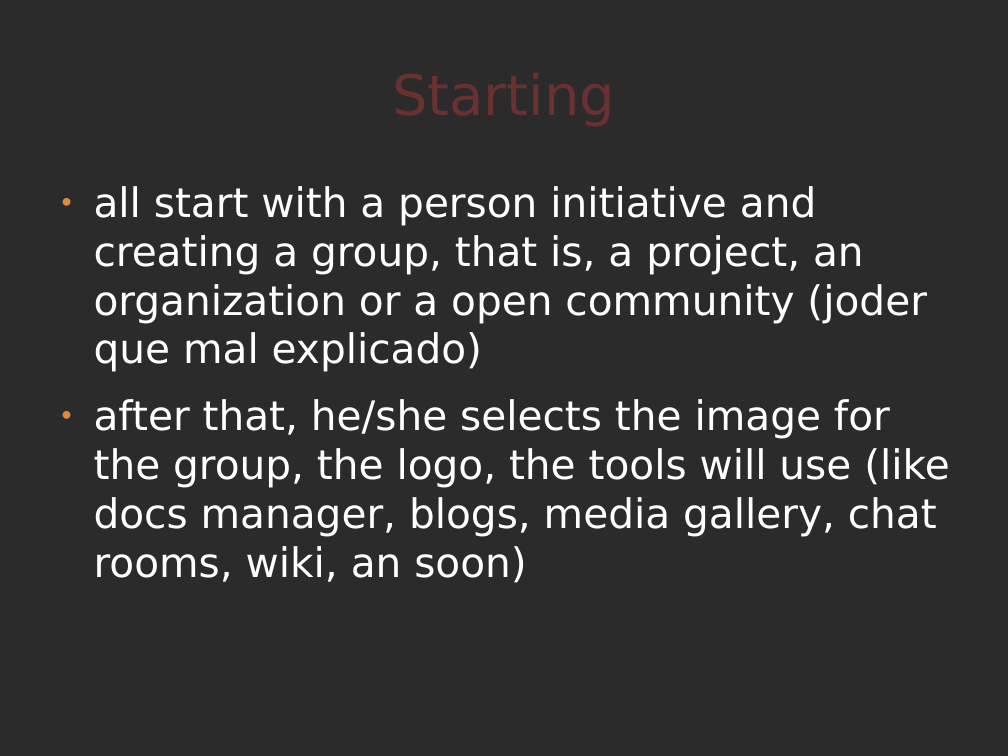
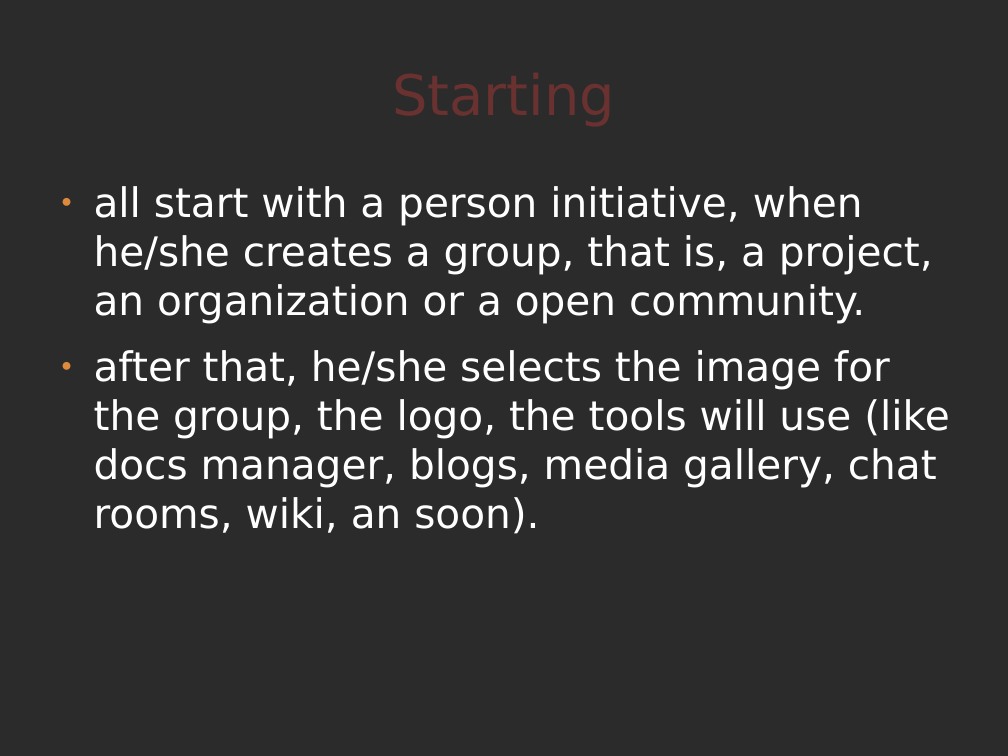
Before and after one commit to comunes/kune, a slide deck: slide 7 of doc/kune-dic-08.odp (slide 5 before the commit). Drawn at 1008x756 pixels with LibreOffice and Linux fonts; fonts in the diff are those of the drawing; background and template pictures are left out; a plain dark background stands for a picture behind light text. Boxes give left, top, right and bottom in pixels: in the first picture for what was removed or moved away, otherwise in the second. Text is boxed around its words. In the diff, an @@ line names an element or a change of style, - is before the commit and + after.

```diff
--- a/doc/kune-dic-08.odp
+++ b/doc/kune-dic-08.odp
@@ text at (x1=94, y1=186, x2=949, y2=534): text changed @@
-● all start with a person initiative and creating a group, that is, a project, an organization or a open community (joder que mal explicado)
-● after that, he/she selects the image for the group, the logo, the tools will use (like docs manager, blogs, media gallery, chat rooms, wiki, an soon)
+● all start with a person initiative, when he/she creates a group, that is, a project, an organization or a open community.
+● after that, he/she selects the image for the group, the logo, the tools will use (like docs manager, blogs, media gallery, chat rooms, wiki, an soon).
```
Also in this commit, not shown: 12 other slides changed, 8 slides added, 4 other files.
